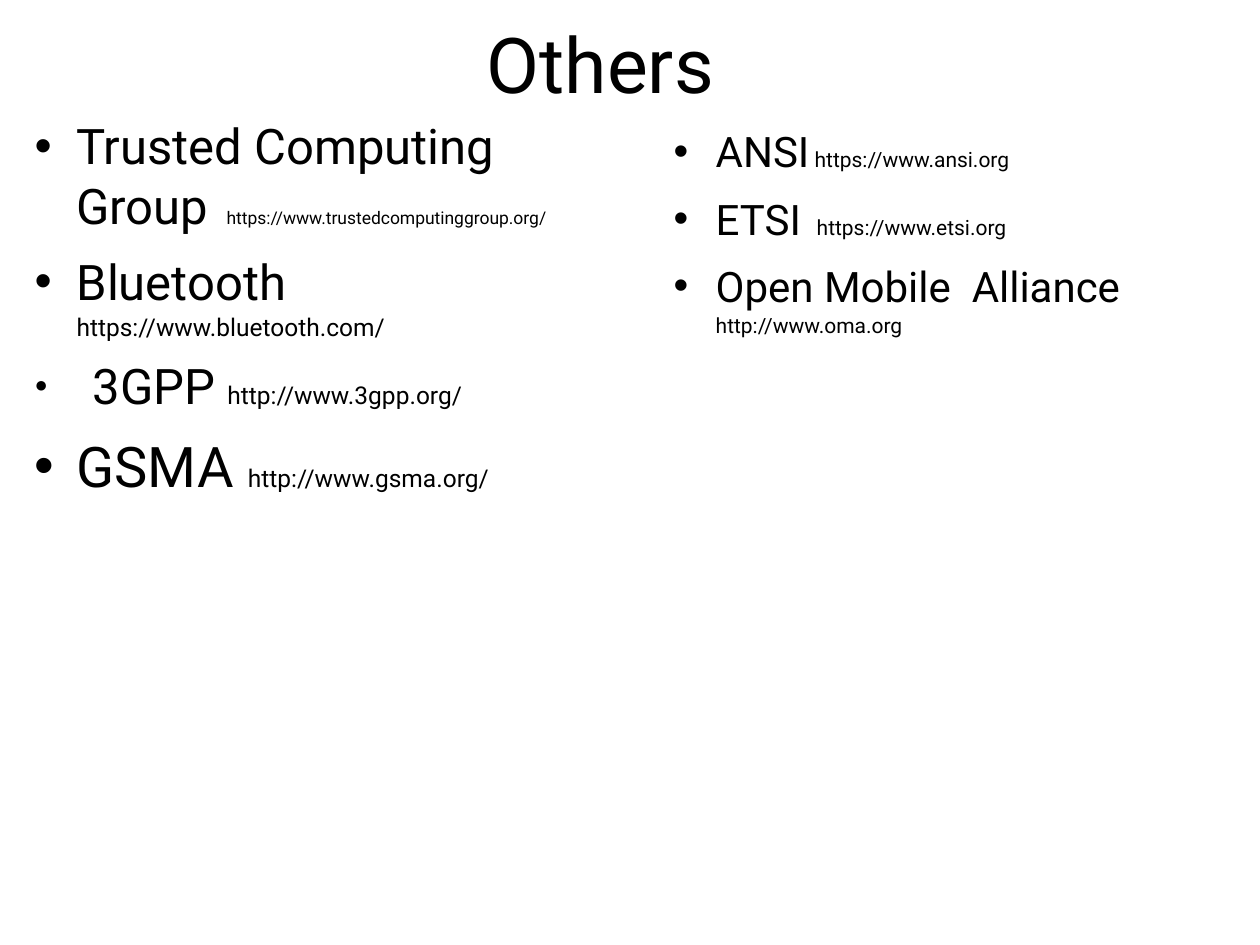
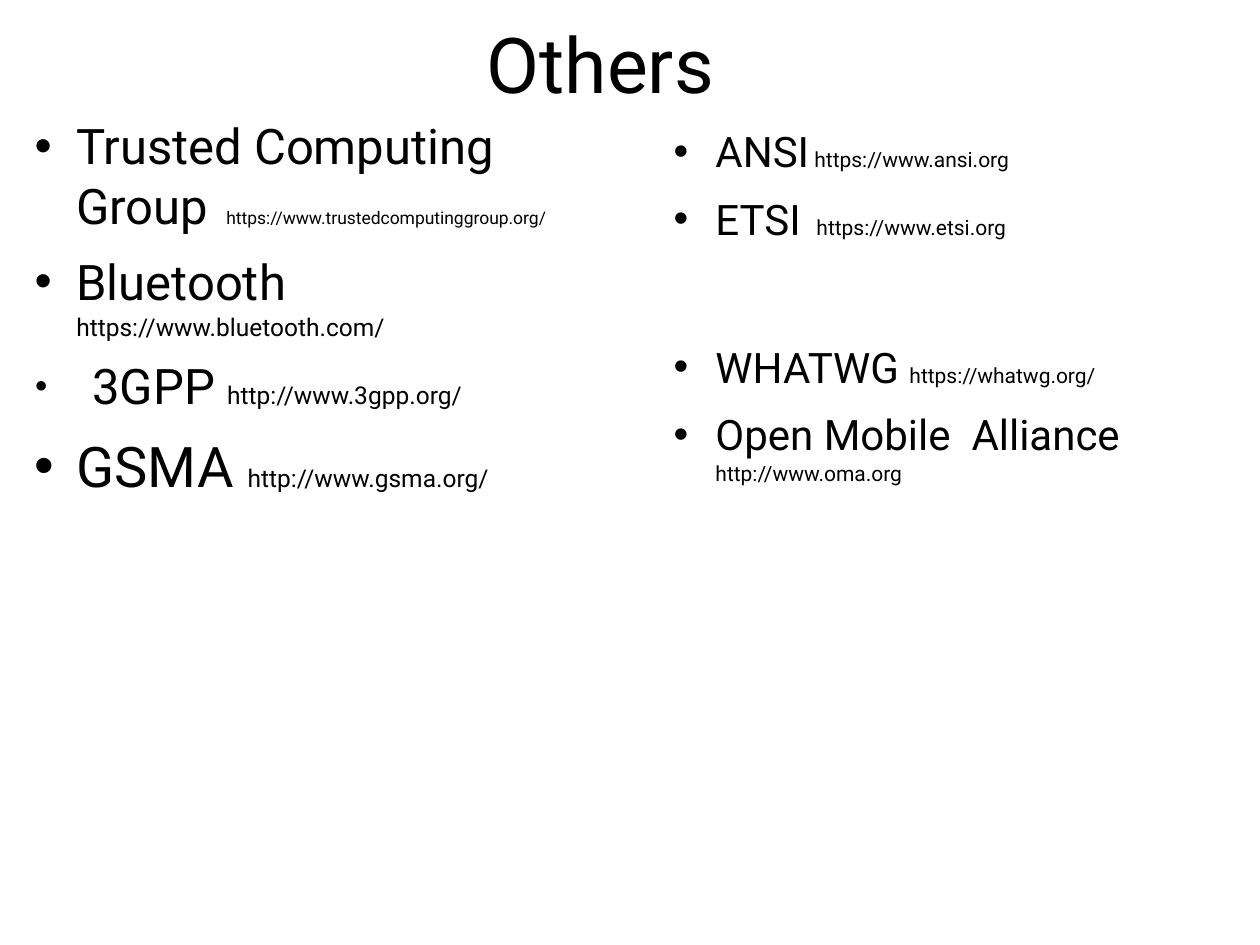
Before and after one commit to sftcd/cs7053, a slide deck: slide 12 of 2016lectures/06-protocols.ppt (slide 14 before the commit). Drawn at 1260x945 pixels with LibreOffice and Linux fonts; fonts in the diff are those of the drawing. Boxes give left, top, right and bottom in pixels: in the first picture for what was removed or moved away, otherwise in the second. Text is boxed around its words. In the diff, an @@ line names an element or a change of style, - is before the commit and + after.

```diff
--- a/2016lectures/06-protocols.ppt
+++ b/2016lectures/06-protocols.ppt
@@ text at bbox=[715, 352, 1095, 388]: paragraph added @@
+• WHATWG https://whatwg.org/
```
Also in this commit, not shown: 15 other slides changed, 1 slide added, 2 slides removed, 2 other files.
